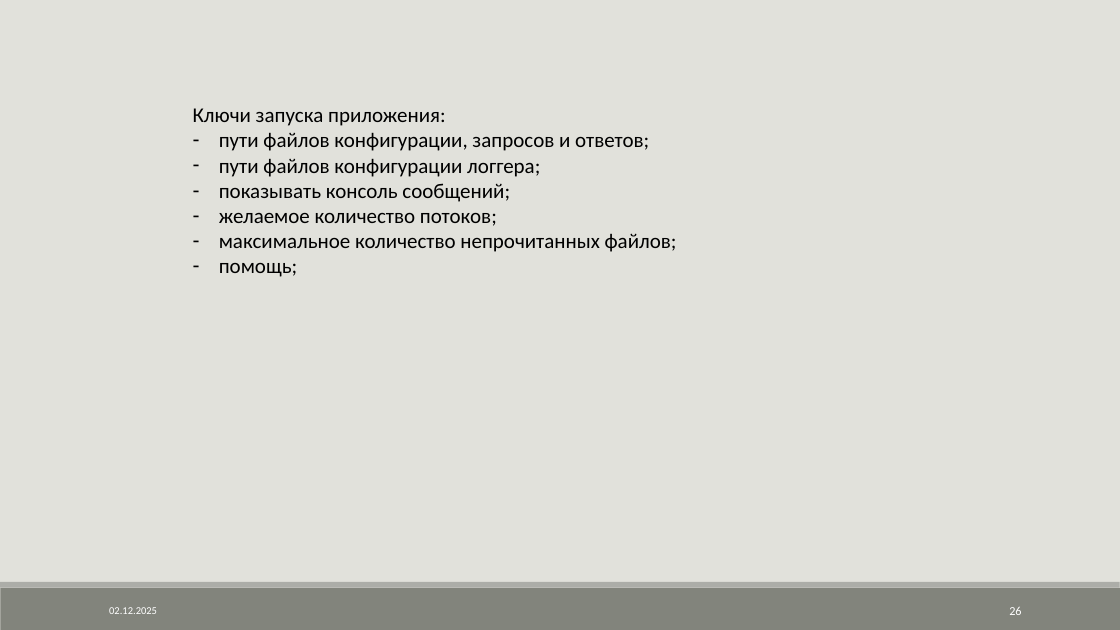
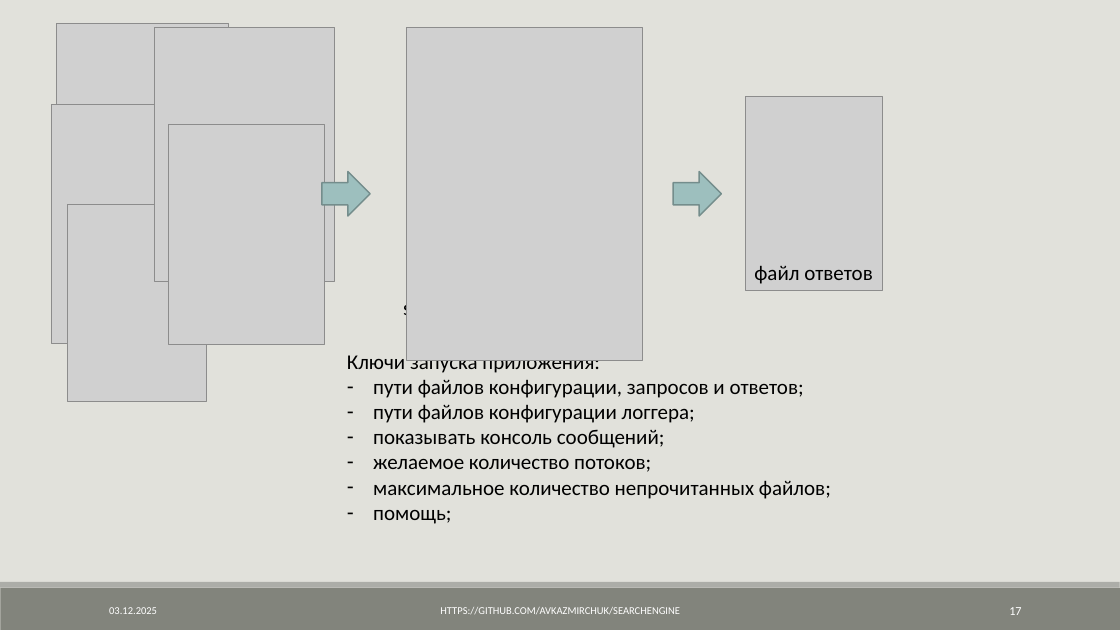
Before and after one commit to AVKazmirchuk/SearchEngine, a slide deck: slide 17 of presentation/защита.pptx (slide 26 before the commit). Drawn at 1120x630 pixels with LibreOffice and Linux fonts; fonts in the diff are those of the drawing; grey boxes stand for pictures. Boxes give left, top, right and bottom in pixels: in the first picture for what was removed or moved away, otherwise in the second. Text is boxed around its words. In the diff, an @@ line names an element or a change of style, - is before the commit and + after.

```diff
--- a/presentation/защита.pptx
+++ b/presentation/защита.pptx
@@ picture added at (56,23,229,266) @@
@@ picture added at (155,27,334,281) @@
@@ picture added at (407,27,643,360) @@
@@ picture added at (51,104,221,344) @@
@@ picture added at (746,97,883,291) @@
@@ picture added at (169,124,325,345) @@
@@ right arrow added at (322,171,370,216), fill #9DBFBE, outline #748D8D 1.25 pt @@
@@ right arrow added at (673,171,721,216), fill #9DBFBE, outline #748D8D 1.25 pt @@
@@ picture added at (67,204,207,402) @@
@@ text added at (754,266,872,284), 18 pt, text #000000 @@
+файл ответов
@@ text added at (403,297,561,321), 18 pt, text #000000 @@
+search_engine.exe /… /… /…
@@ text "Ключи запуска приложения:": place and size @@
-text "Ключи запуска приложения:" at (193,108,677,277)
+text "Ключи запуска приложения:" at (347,355,831,524)
@@ text added at (440,607,680,614), 9 pt, text #FFFFFF @@
+HTTPS://GITHUB.COM/AVKAZMIRCHUK/SEARCHENGINE
@@ page number at (1009,607,1021,615): text changed @@
-26
+17
```
Also in this commit, not shown: 24 other slides changed, 1 slide added, 1 slide removed, 40 other files.
